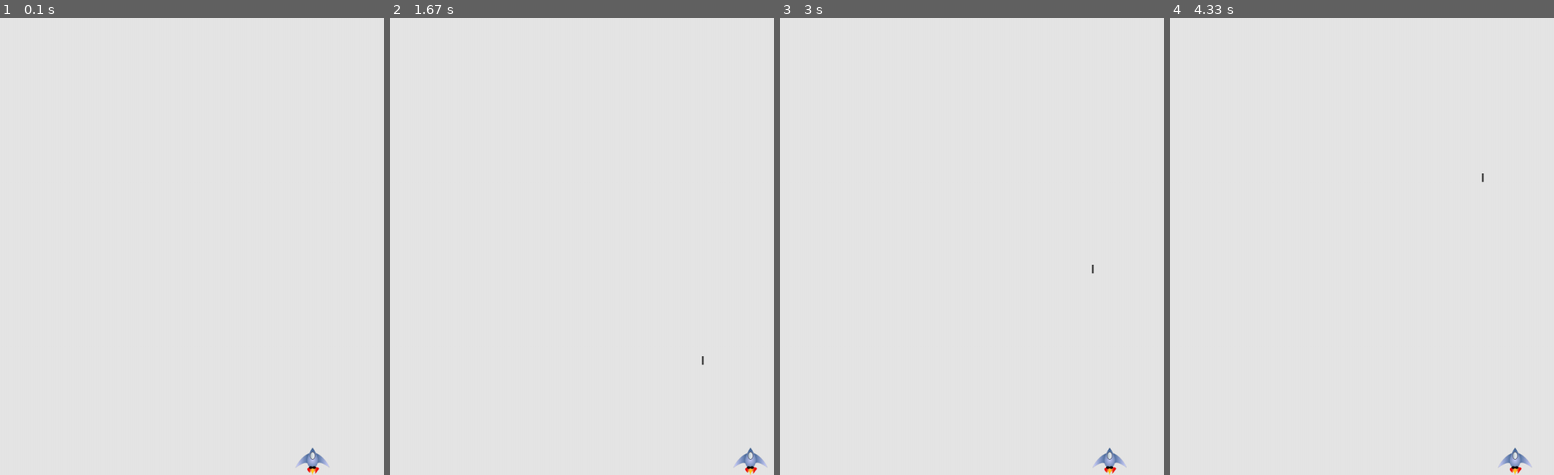
Above: before the commit, frames 1-4 (left to right).
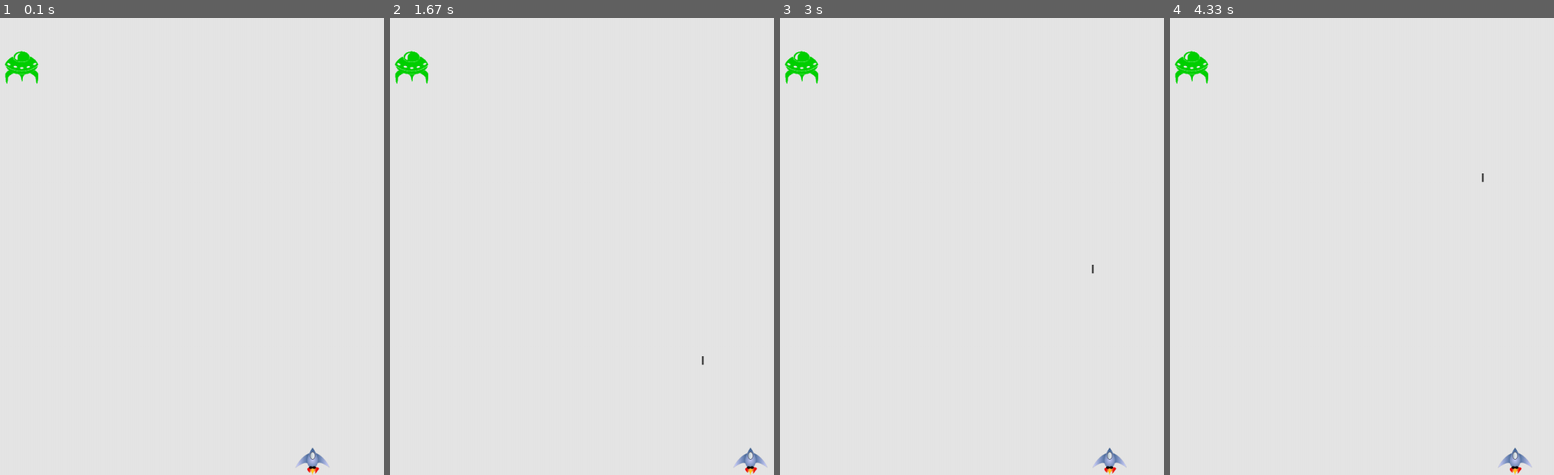
Above: after the commit, the same moments.

Repository: CodeP2/Alien-Invasion-Pygame
Game: pygame game, started from alien_invasion.py
Two runs of this game, one before a commit and one after it. Both use one fixed random seed, a clock stepped at 60 frames per second and the inputs below.
Inputs:
- Up to frame 1 (0.1 s): no input
- Up to frame 2 (1.67 s): tap Space at 0.33 s; hold D 0.67-1.13 s; hold D 1.17-1.63 s
- Up to frame 3 (3 s): hold A 1.67-2.2 s; hold A 2.23-2.63 s; hold D from 2.67 s (still down)
- Up to frame 4 (4.33 s): release D at 3.3 s; hold A 3.33-3.8 s; hold D 3.83-4.3 s

The runs differ from the first frame. In frame 1, 0.4% of the frame differs, in the area x 1-11%, y 7-15%; in frame 2, 0.4%; in frame 3, 0.4%; in frame 4, 0.4%.

Commit message:
added alien to the game. 'no movement or interactablity.'

Diff:
--- a/alien_invasion.py
+++ b/alien_invasion.py
@@ -21,6 +21,8 @@
         self.ship = Ship(self)
         self.bullets = pygame.sprite.Group()
         self.aliens = pygame.sprite.Group()
+
+        self._create_fleet()
 
     def run_game(self):
         """Start main loop for the game."""
@@ -75,6 +77,11 @@
             if bullet.rect.bottom <= 0:
                 self.bullets.remove(bullet)
 
+    def _create_fleet(self):
+        """Create the fleet of aliens."""
+        # Make an alien.
+        alien = Alien(self)
+        self.aliens.add(alien)
 
     def _update_screen(self):
         """Update images on the screen, and flip to the new screen."""
@@ -82,6 +89,7 @@
         for bullet in self.bullets.sprites():
             bullet.draw_bullet()
         self.ship.blitime()
+        self.aliens.draw(self.screen)
 
         pygame.display.flip()
 
